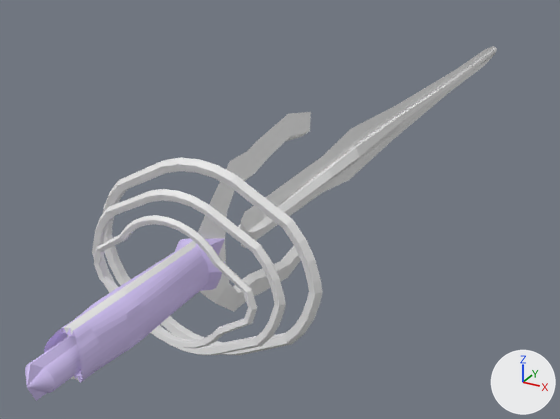
The Blender file dev_files_donot_use_for_server/blender_files/jdeivid/ruina/v2/lan_sword_v2.blend as it was, and as the next commit left it.
Both versions are drawn from a 50 mm camera at (23.0, -28.7, 20.6) aimed at (-5.8, 23.7, -5.6). Lighting does not change. The marker at lower right points along +X, +Y and +Z.

The first picture shows 'lan_sword_v1'.
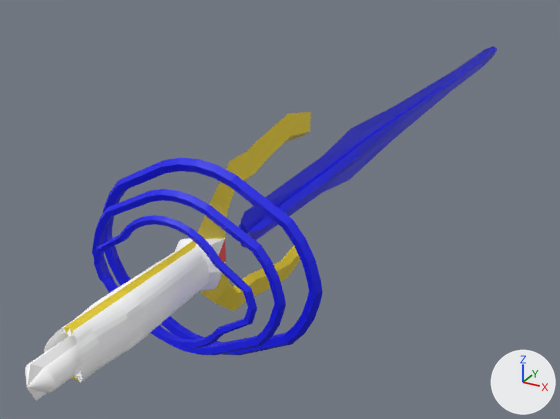
What differs and where, as boxes [x1, y1, x2, y2] in the pictures (560 x 419 px):
'lan_sword_v1', recoloured: [25, 46, 497, 401] in both
part 1 of me_red, recoloured (purple to white): [25, 238, 225, 401] in both
part 2 of me_red, recoloured: [218, 240, 226, 262] in both

The change in detail:
Material 'blue' (mat_blue) changes colour from white #e7e7e7 to blue #0009e7; in linear values from (0.8, 0.8, 0.8) to (0.0, 0.0027, 0.8).
Material 'c_frying_pan_gold' (mat_c_frying_pan_gold) changes colour from white #e7e7e7 to yellow #e7cc25; in linear values from (0.8, 0.8, 0.8) to (0.8, 0.607, 0.0188).
Material 'painted_wood_01' (mat_painted_wood_01) is new.
Its base color is (1.0, 1.0, 1.0) (white #ffffff).
Material 'neon_red_solid' (mat_neon_red_solid) is new.
Its base color is (0.8, 0.000888, 0.000888) (red #e70303).
me_red has 603 vertices, 573 faces, 2 loose edges and spans x 0.0..7.6, y -9.6..69.1, z -6.2..6.2.
me_red is used by ob_lan_sword_v1; location (0.0, 0.0, 0.0).
me_red part 1: all 177 faces that had it switch from mat_glow_inner (purple #d2c3f2) to mat_painted_wood_01 (white #ffffff).
me_red part 2: all 3 faces that had it switch from mat_blue_test (white #e7e7e7) to mat_neon_red_solid (red #e70303).
